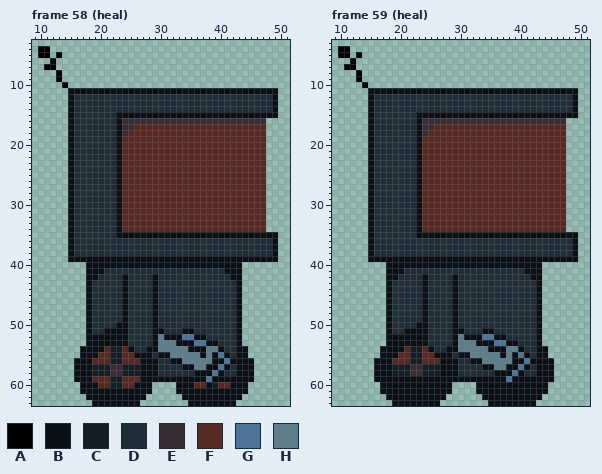
Pixel-art file -- assets/player_v3.aseprite. The picture above was drawn from the file before the commit.
64x64 pixels, 88 frames. Shown: frame 58 (heal): x 9..51, y 3..63; frame 59 (heal): x 9..51, y 3..63. The commit also changed other frames, which this record leaves out.
Visible layers, top first: "Nanites", "Antenna", "Eyes", "Head", "Front Arm", "Flash", "Wrench", "Front Wheel", "Body", "Back Wheel".
Palette (. is transparent): A #000000  B #0b1016  C #141f25  D #1f2d36  E #382d35  F #562923  G #4e7499  H #5e7e8b
Pixels before, frame 58 (heal) (only the part around the change), first column x 9:
52 .........BBBBBBBDDDDBHBBBGGBBDDDDDB........
53 .........BBBBBBBDDDDBHHHBBBGGBBDDDB........
54 ........BBBBFCCFBDDBBHHHHHBBBHHBDDBB.......
55 ........BBBFFCCFFBBBDBBHHHHHBHBGBDBB.......
56 .......BBBFFFCCFFFBBBDDBBHHHHHBBGBBBB......
57 .......BBBCCCEECCCBBBDDDDBBHHBBGBDBBB......
58 .......BBBCCCEECCCBBBDDDDDDBBBGBDDBBB......
59 .......BBBFFFCCFFFBBBBBBBBBBBGBBBBBBB......
60 ........BBBFFCCFFBBB....BBBFFBCFFBBB.......
61 ........BBBBBBBBBBBB....BBBBBBBBBBBB.......
62 .........BBBBBBBBBB......BBBBBBBBBB........
63 ..........BBBBBBBB........BBBBBBBB.........
Pixels before, frame 59 (heal) (only the part around the change), first column x 9:
56 .......BBBFFFCCFFFBBBDDBBHHHHHBBGBBBB...
57 .......BBBCCCEECCCBBBDDDDBBHHBBGBDBBB...
58 .......BBBCCCEECCCBBBDDDDDDBBBGBDDBBB...
59 .......BBBBBBBBBBBBBBBBBBBBBBGBBBBBBB...
60 ........BBBBBBBBBBBB....BBBBBBBBBBBB....
61 ........BBBBBBBBBBBB....BBBBBBBBBBBB....
62 .........BBBBBBBBBB......BBBBBBBBBB.....
63 ..........BBBBBBBB........BBBBBBBB......
The result:
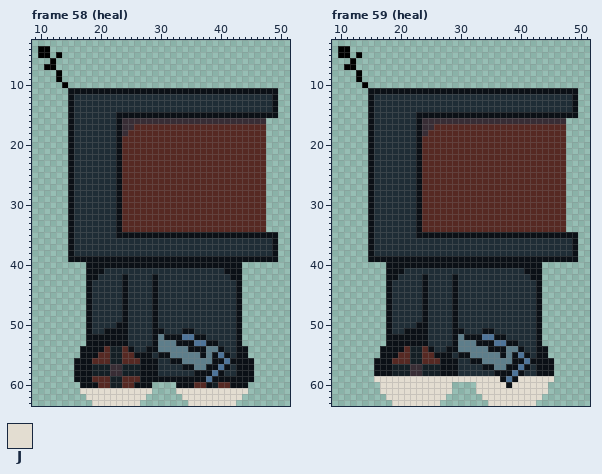
Colours new in this view: J #e3ddd1
Change:
Changed rows in their new state; - is an unchanged pixel.
Frame 58 (heal), layer "Nanites":
first column x 17:
61 JJJJJJJJJJJJ----JJJJJJJJJJJJ
62 -JJJJJJJJJJ------JJJJJJJJJJ-
63 --JJJJJJJJ--------JJJJJJJJ--
Frame 59 (heal), layer "Nanites":
first column x 16:
59 JJJJJJJJJJJJJJJJJJJJJ---JJJJJJ
60 -JJJJJJJJJJJJ----JJJJJ-JJJJJJ-
61 -JJJJJJJJJJJJ----JJJJJJJJJJJJ-
62 --JJJJJJJJJJ------JJJJJJJJJJ--
63 ---JJJJJJJJ--------JJJJJJJJ---
Boxes around the changes in both pictures, in picture pixels (x1, y1, x2, y2):
changed: (80, 388, 152, 406)
changed: (176, 388, 248, 406)
changed: (374, 376, 554, 406)
